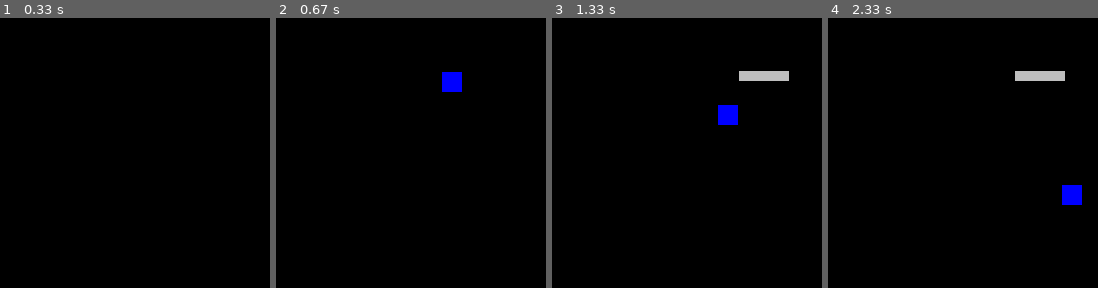
Above: before the commit, frames 1-4 (left to right).
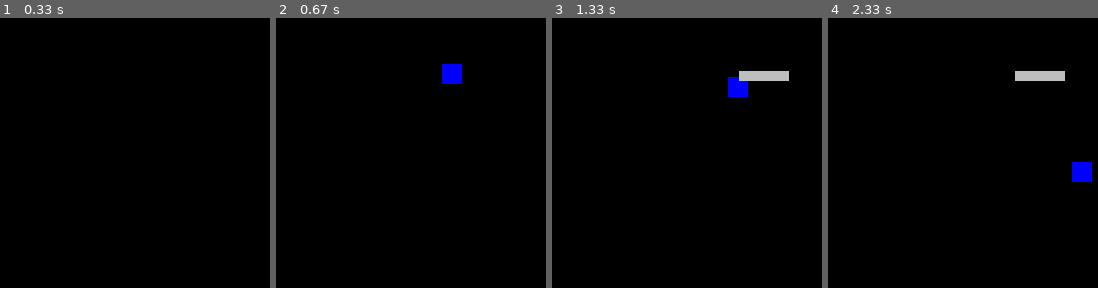
Above: after the commit, the same moments.

Repository: amalkov2024/PyGame
Game: pygame game, started from Platform.py
The game is run twice, just before and just after one commit, with the same random seed, the same clock (stepped at 60 frames per second) and the same inputs.
Inputs (mouse positions are in pixels of both pictures, inside the frame that each line leads up to):
- Up to frame 1 (0.33 s): no input
- Up to frame 2 (0.67 s): right-click (440, 61) at 0.4 s
- Up to frame 3 (1.33 s): hold Right 0.67-1.13 s; click (738, 72) at 1.23 s
- Up to frame 4 (2.33 s): right-click (1062, 150) at 1.57 s; hold Right 1.83-2.3 s

Frame 1 is identical in both runs. In frame 2, 0.4% of the frame differs, in the area x 61-69%, y 17-28%; in frame 3, 1.0%; in frame 4, 1.1%, in the area x 86-98%, y 53-70%.

Commit message:
V1 от 27-02-2024 бомбочки и столкновение

Diff:
--- a/Platform.py
+++ b/Platform.py
@@ -1,32 +1,30 @@
 import pygame
-import random
 
 
-pygame.init()
-size = width, height = 500, 500
-screen = pygame.display.set_mode(size)
-all_sprites = pygame.sprite.Group()
-
 class Block(pygame.sprite.Sprite):
-    def __init__(self,x,y):
+    def __init__(self, x, y):
         super().__init__(all_sprites)
         self.add(vertical_borders)
-        self.image = pygame.Surface((50, 10),
-                                    pygame.SRCALPHA, 32)
-        pygame.draw.rect(self.image, pygame.Color("gray"), (0, 0, 50, 10), )
+        self.image = pygame.Surface((50, 10), pygame.SRCALPHA, 32)
+        pygame.draw.rect(
+            self.image,
+            pygame.Color("gray"),
+            (0, 0, 50, 10),
+        )
         self.rect = pygame.Rect(x, y, 50, 10)
-
 
 
 class Rect(pygame.sprite.Sprite):
     def __init__(self, x, y):
         super().__init__(all_sprites)
-        self.x=x
-        self.y=y
-
-        self.image = pygame.Surface((20, 20),
-                                    pygame.SRCALPHA, 32)
-        pygame.draw.rect(self.image, pygame.Color("blue"), (0,0,20,20),)
+        self.x = x
+        self.y = y
+        self.image = pygame.Surface((20, 20), pygame.SRCALPHA, 32)
+        pygame.draw.rect(
+            self.image,
+            pygame.Color("blue"),
+            (0, 0, 20, 20),
+        )
         self.rect = pygame.Rect(x, y, 20, 20)
         self.vx = 0
         self.vy = 1
@@ -42,39 +40,41 @@
         self.rect = self.rect.move(m, 0)
 
 
-
-
-fps = 50
+fps = 20
 clock = pygame.time.Clock()
+pygame.init()
+size = width, height = 500, 500
+screen = pygame.display.set_mode(size)
+all_sprites = pygame.sprite.Group()
 
 
 if __name__ == "__main__":
     vertical_borders = pygame.sprite.Group()
     running = True
-    flag=False
+    flag = False
     while running:
         screen.fill((0, 0, 0))
         for event in pygame.event.get():
             if event.type == pygame.QUIT:
                 running = False
             if event.type == pygame.MOUSEBUTTONDOWN:
-                if event.button==1:
+                if event.button == 1:
                     # нажатие левой кнопки
-                    Block(event.pos[0],event.pos[1])
-
-                    #pass
-                if event.button==3:
+                    Block(event.pos[0], event.pos[1])
+                if event.button == 3:
                     # правая кнопка мыши
-                    #Rect(event.pos[0], event.pos[1])
                     if not flag:
-                        a0 = Rect(event.pos[0], event.pos[1])
+                        kub = Rect(event.pos[0], event.pos[1])
                         flag = not flag
                     else:
-                        a0.remove_rect(event.pos[0], event.pos[1])
-                    #pass
+                        kub.remove_rect(event.pos[0], event.pos[1])
+            if event.type == pygame.KEYDOWN:
+                if event.key == pygame.K_RIGHT:
+                    kub.move_horizont(10)
+                if event.key == pygame.K_LEFT:
+                    kub.move_horizont(-10)
         all_sprites.draw(screen)
         all_sprites.update()
-
         clock.tick(fps)
         pygame.display.flip()
     while pygame.event.wait().type != pygame.QUIT:
